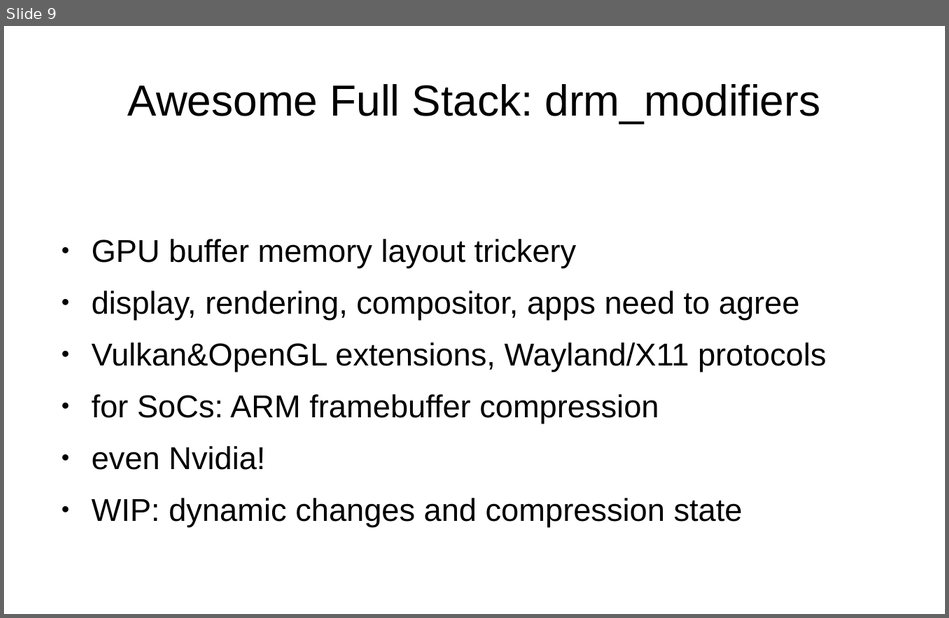
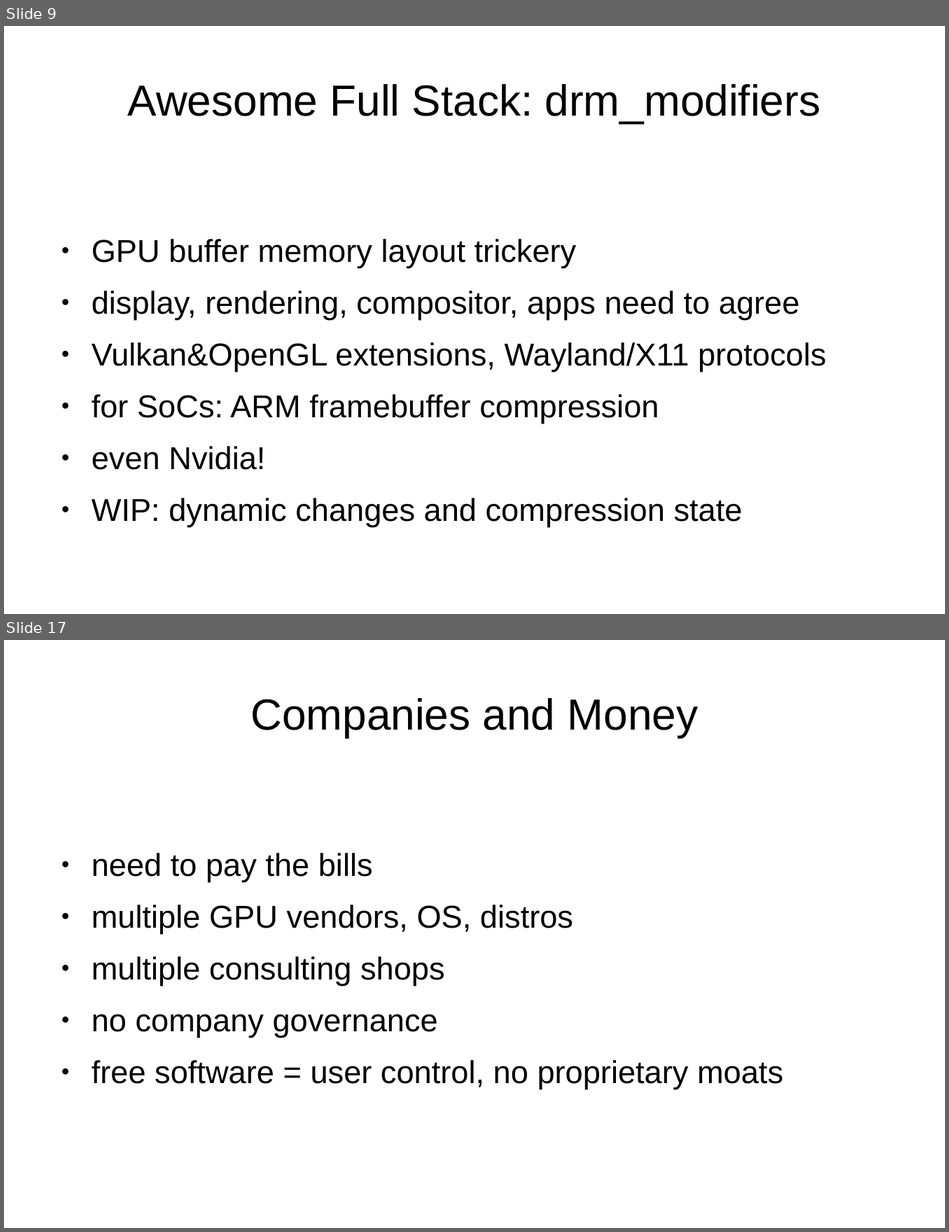
Before and after one commit to danvet/danvet.github.io, a slide deck: slides/lca-2020-awesome.odp. Shown one above the other, each under a label of ours: slide 9 before the commit, slides 9 and 17 after it; the slides between them are not shown. The pictures are 949x618 and 949x1232 pixels, drawn with LibreOffice and Linux fonts; fonts in the diff are those of the drawing. Boxes give left, top, right and bottom in pixels: in the first picture for what was removed or moved away, otherwise in the second. Text is boxed around its words. In the diff, an @@ line names an element or a change of style, - is before the commit and + after.

```diff
--- a/slides/lca-2020-awesome.odp
+++ b/slides/lca-2020-awesome.odp
@@ slide 17 added at (4,640,945,1228), background #FFFFFF @@
@@ title added at (250,698,698,737), 36.7 pt, text #000000 @@
+Companies and Money
@@ text added at (92,853,783,1089), 26.7 pt, text #000000 @@
+● need to pay the bills
+● multiple GPU vendors, OS, distros
+● multiple consulting shops
+● no company governance
+● free software = user control, no proprietary moats
```
Also in this commit, not shown: 15 other slides added, 10 slides removed.
